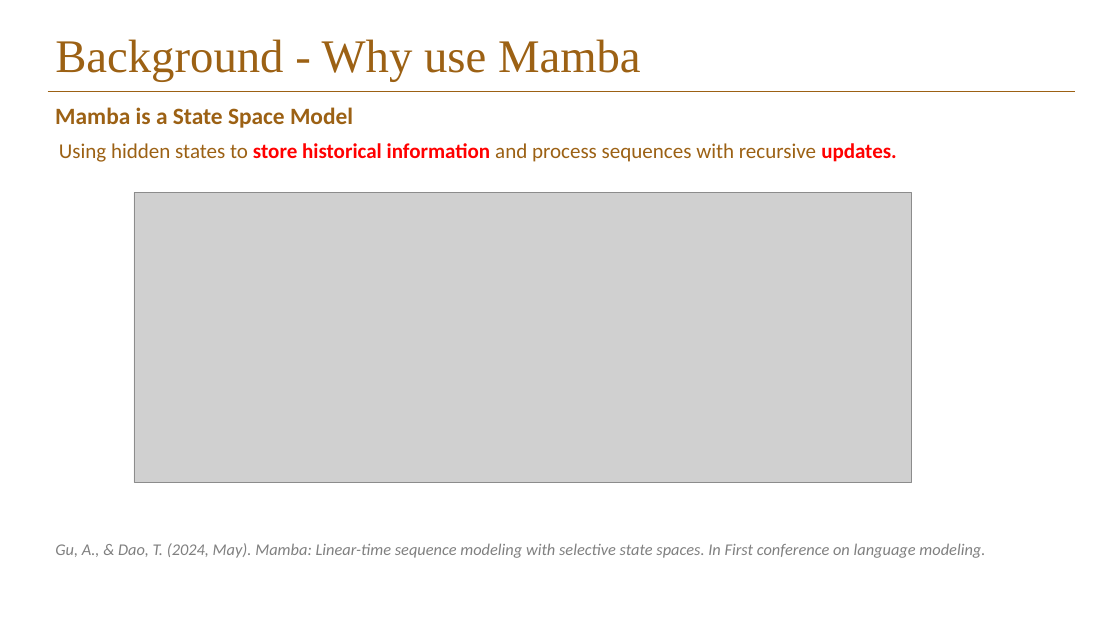
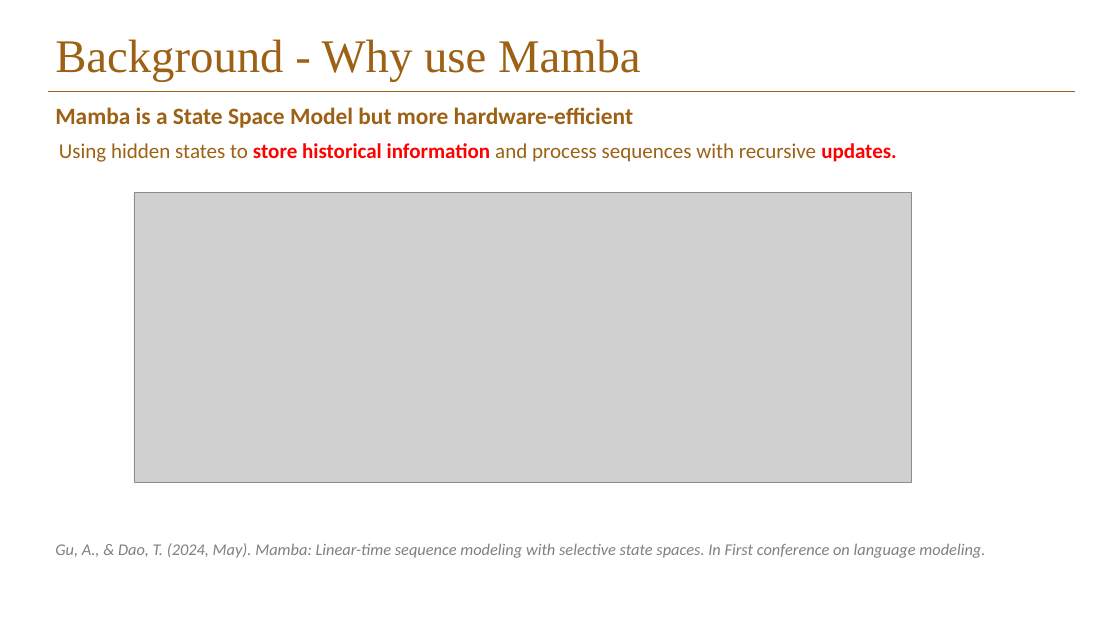
Before and after one commit to Elison-debug/Cmamba_reconstruct, a slide deck: slide 8 of pre-ssm.pptx (slide 6 before the commit). Drawn at 1120x629 pixels with LibreOffice and Linux fonts; fonts in the diff are those of the drawing; grey boxes stand for pictures; background and template pictures are left out. Boxes give left, top, right and bottom in pixels: in the first picture for what was removed or moved away, otherwise in the second. Text is boxed around its words. In the diff, an @@ line names an element or a change of style, - is before the commit and + after.

```diff
--- a/pre-ssm.pptx
+++ b/pre-ssm.pptx
@@ text at (x1=55, y1=107, x2=634, y2=128): text changed @@
-Mamba is a State Space Model
+Mamba is a State Space Model but more hardware-efficient
```
Also in this commit, not shown: 12 other slides changed, 1 slide added, 9 slides removed, 2 other files.
